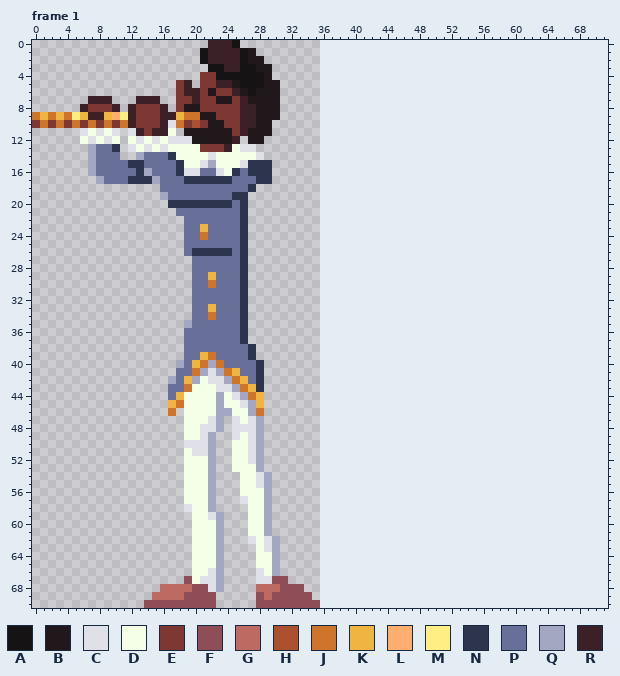
Two versions of one pixel-art file, art_source/piper_piping.aseprite. Above is the file before it was changed.
36x71 pixels, 2 frames. Shown: frame 1. The old version is drawn lined up with the new one, on the new canvas. The commit also changed other frames, which this record leaves out.
Visible layers, top first: "Layer 2", "Layer 1".
Palette (. is transparent): A #161314  B #21181b  C #dfe0e8  D #f5ffe8  E #7d3833  F #8f4d57  G #bd6a62  H #ab5130  J #cf752b  K #f0b541  L #ffae70  M #ffee83  N #2c354d  P #686f99  Q #a3a7c2  R #3b2027
Pixels before, frame 1 (only the part around the change), first column x 22:
 0 RRRA..............................................
 1 RRRRAB............................................
 2 RRRRABB...........................................
 3 AARRAABB..........................................
 4 EAAAAAAB..........................................
 5 ERRBAAABB.........................................
 6 BEERBABBB.........................................
 7 EBBERBBBB.........................................
 8 EEEERRBBB.........................................
 9 BEEERRBBB.........................................
10 BBEERRBB..........................................
11 BBBERBBB..........................................
12 BBBR.BB...........................................
13 EERDCC............................................
14 CDDDDDC...........................................
15 QDDDCNNN..........................................
16 PCDNPNNN..........................................
17 NNNPPPNN..........................................
18 PPPPPN............................................
19 PPPNN.............................................
20 NNNPN.............................................
21 PPPPN.............................................
22 PPPPN.............................................
23 PPPPN.............................................
24 PPPPN.............................................
25 PPPPN.............................................
26 NNNPN.............................................
27 PPPPN.............................................
28 PPPPN.............................................
29 KPPPN.............................................
30 JPPPN.............................................
31 PPPPN.............................................
32 PPPPN.............................................
33 KPPPN.............................................
34 JPPPN.............................................
35 PPPPN.............................................
36 PPPPN.............................................
37 PPPPN.............................................
38 PPPPPN............................................
39 JPPPPN............................................
40 QJPPPPN...........................................
41 CQJKPPN...........................................
42 CCQJKPN...........................................
43 DCCQJKN...........................................
44 DQDCQJK...........................................
45 DQDDCQK...........................................
46 DQQDDQJ...........................................
47 CQ.CDCQ...........................................
48 CQ.CCCQ...........................................
49 Q..CDCQ...........................................
50 Q..DDCQ...........................................
51 Q..DDCQ...........................................
52 Q..DDCQ...........................................
53 Q..DDDQ...........................................
54 Q...DDCQ..........................................
55 Q...DDCQ..........................................
56 Q...DDDQ..........................................
57 Q...CDDQ..........................................
58 Q....DDQ..........................................
59 CQ...DDQ..........................................
60 DQ...DDQ..........................................
61 DQ...DDQ..........................................
62 DQ...CDCQ.........................................
63 DQ....DCQ.........................................
64 DQ....DDQ.........................................
65 DQ....DDQ.........................................
66 CQ....CDQ.........................................
67 CQ....CCFF........................................
68 CQ....GGGFFF......................................
69 F.....FGFFFFF.....................................
70 F.....FFFFFFFF....................................
The same view after the edit:
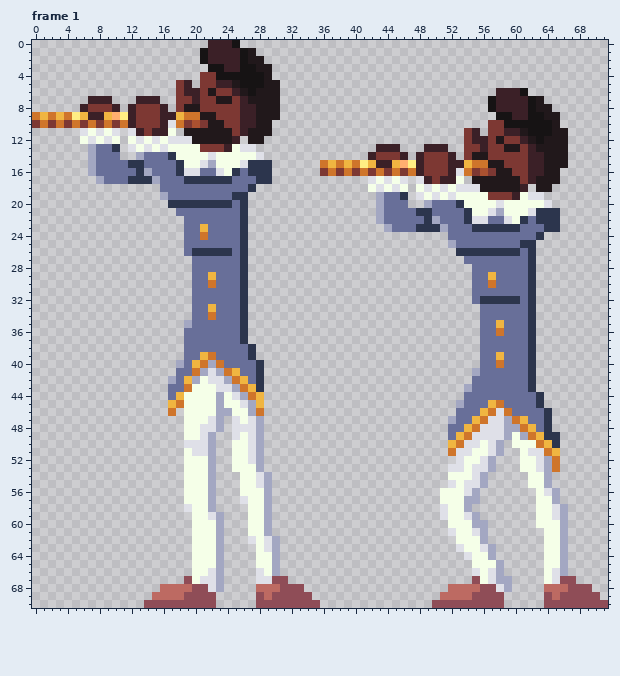
The edit:
canvas 36x71 -> 72x71
Changed rows in their new state; - is an unchanged pixel.
Frame 1:
first column x 36:
 6 ----------------------RRRA----------
 7 ---------------------ARRRRAB--------
 8 ---------------------ARRRRABB-------
 9 ----------------------AARRAABB------
10 ---------------------EEAAAAAAB------
11 ------------------ER-EERRBAAABB-----
12 ------------------ERREBEERBABBB-----
13 -------RRR---RRR--EEREEBBERBBBB-----
14 ------REEER-REEER-EBBEEEEERRBBB-----
15 JKJKJMKRRKLMREEERRKJJBBEEERRBBB-----
16 EJEJEJEJEJEJREEERCJEHEBBEERRBB------
17 ------CDCDC-CRERRD-BBBBBBERBBB------
18 ------DCDCD-DCDCDCCCBBBBBR-BB-------
19 -------QPPN-CDCDCDDDDEEERDCC--------
20 -------QPPP--QPPPNDDDDCDDDDDC-------
21 -------QPPPPNNPPPPNDDCQDDDCNNN------
22 -------QPPPPPNQPPPNCCPPCDNPNNN------
23 --------QPPPNNNQPPPNNNNNNPPPNN------
24 ----------------PPPPPPPPPPPN--------
25 ----------------QPPPPPPPPNN---------
26 -----------------NNNNNNNNPN---------
27 ------------------PPPPPPPPN---------
28 -------------------PPPPPPPN---------
29 -------------------PPKPPPPN---------
30 -------------------PPJPPPPN---------
31 -------------------PPPPPPPN---------
32 -------------------PNNNNNPN---------
33 --------------------PPPPPPN---------
34 --------------------PPPPPPN---------
35 --------------------PPKPPPN---------
36 --------------------PPJPPPN---------
37 --------------------PPPPPPN---------
38 --------------------PPPPPPN---------
39 --------------------PPKPPPN---------
40 --------------------PPJPPPN---------
41 -------------------QPPPPPPN---------
42 -------------------PPPPPPPN---------
43 ------------------QPPPPPPPN---------
44 ------------------PPPPPPPPPN--------
45 -----------------QPPPKJPPPPN--------
46 -----------------PPPKJCJPPPPN-------
47 ----------------QPPKJCCQJKPPN-------
48 ----------------PPKJCCCQQJKPN-------
49 ----------------PKJCCCCQDQJKNN------
50 ----------------KJCCDCQ-DDDJKN------
51 ----------------JCCDDCQ--DCCJK------
52 -----------------CDDCQ---DDCQJ------
53 ----------------CCDCCQ---DDCQJ------
54 ----------------DDDCQ-----DDQ-------
55 ----------------CDCCQ-----DDQ-------
56 ---------------DDDCQ-------DCQ------
57 ---------------DDDQQ-------DDQ------
58 ---------------CDDQ--------DDCQ-----
59 ---------------CDDCQ-------DDCQ-----
60 ----------------DDDQQ------DDDQ-----
61 ----------------CDDCQ-------DDQ-----
62 -----------------DDDQ-------DDQ-----
63 -----------------CDDCQ------DDQ-----
64 ------------------CDDQ------DDQ-----
65 -------------------DDDQ-----DDQ-----
66 -------------------CDCQ-----DCQ-----
67 -------------------FDCQQ----DCFF----
68 ----------------GGGGFFCQ----GGGFFF--
69 ---------------GGGGFFFF-----FGFFFFF-
70 --------------FFFFFFFFF-----FFFFFFFF
Pixel boxes of the changes (left, top, right, bottom) in both pictures:
added: (320, 88, 608, 608)
